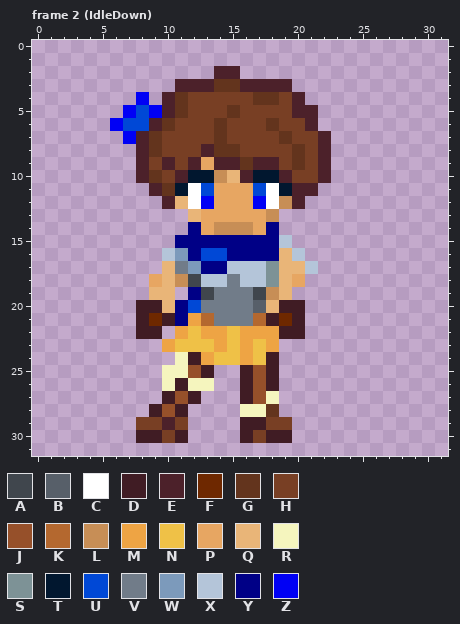
Edited in one commit: pixel-art file (AsefileMGExample/asset/chica.aseprite). Above is the file before it was changed.
32x32 pixels, 11 frames. Colours within 5 levels of each other are drawn and written as one. Shown: frame 2 (IdleDown). The commit also changed other frames, which this record leaves out.
Visible layers, top first: "SoftLight" soft light, "Overlay" overlay, "Dodge" colour dodge, "Burn" colour burn, "Darken" darken, "Screen" screen, "MultiplicativeLayer" multiply, "Lighten" lighten, "AdditiveLayer" addition, "Base/Hair", "Ornament".
Palette (. is transparent): A #40464d  B #575f69  C #ffffff  D #401c24  E #4c212a  F #6e2800  G #63341d  H #783f24  J #96502a  K #b4682f  L #c78e56  M #eea444  N #efc147  P #e7a662  Q #e9b578  R #f5f5be  S #7d9296  T #01172f  U #0048d6  V #717c89  W #7c9abb  X #b4c5d9  Y #000086  Z #0000f5
Pixels before, frame 2 (IdleDown), first column x 6:
 2 ........EE.......
 3 .....EEEGGEEEE...
 4 ..Z.EGHHHHHGGHE..
 5 .ZUZEGHHHGHHHHEE.
 6 ZUUEGHHHGHHHGHHE.
 7 .ZEGHHHHGHHHHGHHE
 8 ..EGHHHEGGHHHHGHE
 9 ..EHEHEPEEGEEHGHE
10 ..EGHETTLQETTEHHE
11 ...EGTCUPPPUCTEE.
12 ....EQCZPPPZCLE..
13 ......QPPPPPL....
14 ......YPLLLPY....
15 .....YYYYYYYYX...
16 ....XWYUUYYYYQX..
17 ....QVWYYXXXSQQX.
18 ...PQLAXXVXXSQP..
19 ...QQ.YAVVVALQ...
20 ..DDQYUVVVVBQDD..
21 ..DFDYMKVVVKDFD..
22 ..DD.MNMMNMMMDD..
23 ....MNNNMNMNM....
24 .....RDMNNMND....
25 ....RRJD..DJD....
26 ....RDRR..DJD....
27 ....DJD...DJR....
28 ...DJD....RRG....
29 ..HHEH....DDHH...
30 ..DDHD....DHDD...
Once edited:
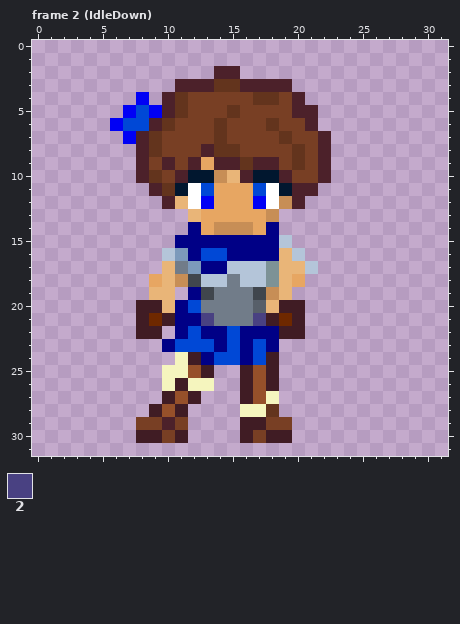
Colours new in this view: 2 #494182
Diff:
Frame 2 (IdleDown), layer "Base/Hair":
y 21: x 12..13 MK -> Y2; x 17 K -> 2
y 22: x 11..18 MNMMNMMM -> YUYYUYYY
y 23: x 10..18 MNNNMNMNM -> YUUUYUYUY
y 24: x 13..17 MNNMN -> YUUYU
Where, in picture pixels (left, top, right, bottom), the same in both pictures:
changed: (162, 313, 279, 365)
